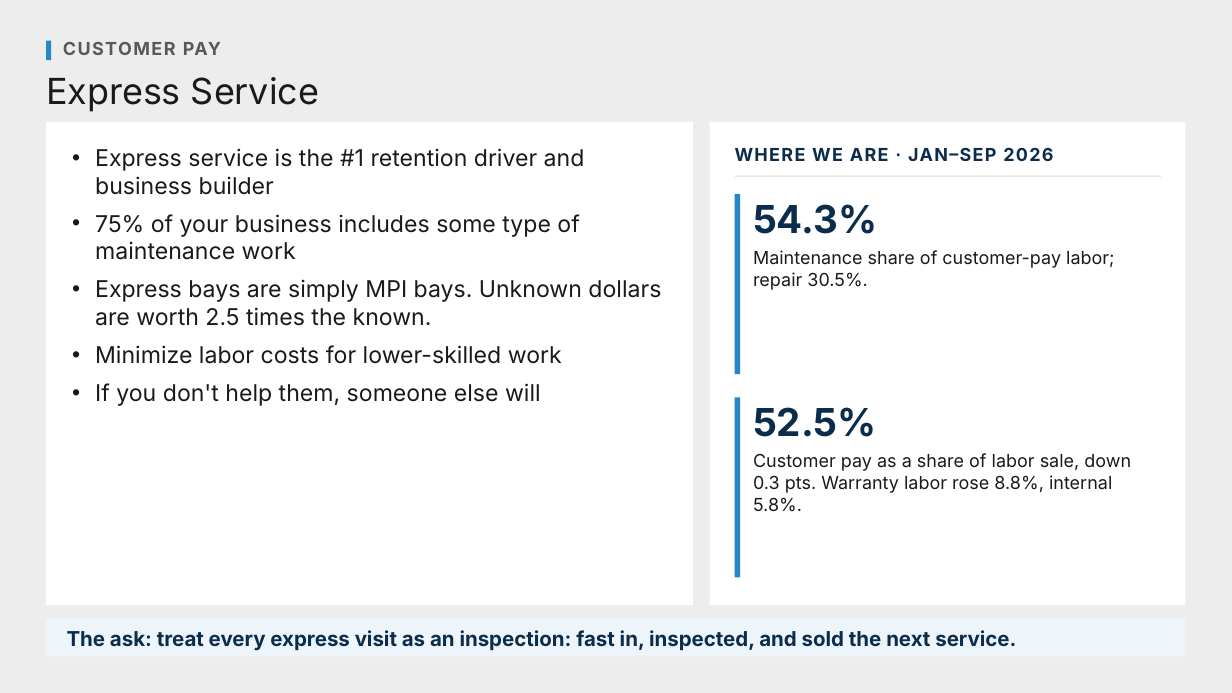
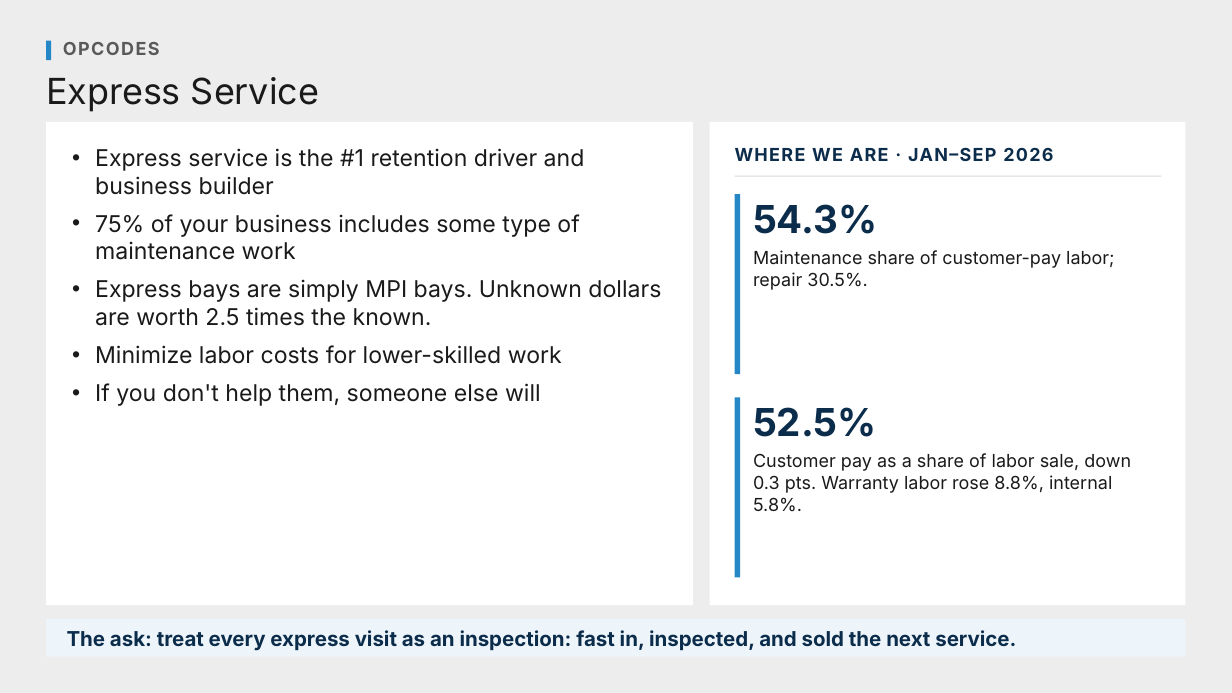
Before and after one commit to Ndresner/Noah, a slide deck: slide 80 of day2-deck/decks/Fixed Ops - Day 2 Example Test Deck.pptx (slide 56 before the commit). Drawn at 1232x693 pixels with LibreOffice and Linux fonts; fonts in the diff are those of the drawing. Boxes give left, top, right and bottom in pixels: in the first picture for what was removed or moved away, otherwise in the second. Text is boxed around its words. In the diff, an @@ line names an element or a change of style, - is before the commit and + after.

```diff
--- a/day2-deck/decks/Fixed Ops - Day 2 Example Test Deck.pptx
+++ b/day2-deck/decks/Fixed Ops - Day 2 Example Test Deck.pptx
@@ text at (63, 42, 160, 55): text changed @@
-CUSTOMER PAY
+OPCODES
```
Also in this commit, not shown: 7 other slides changed, 1 slide added, 3 slides removed, 10 other files.
